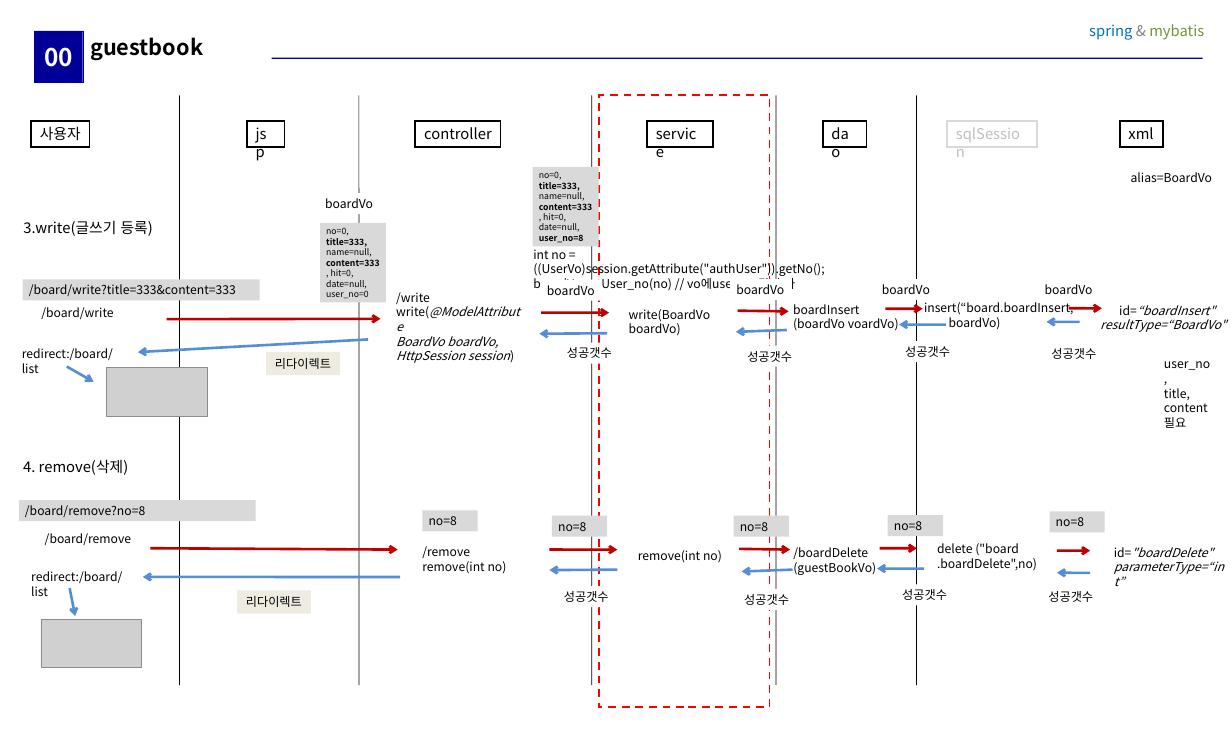
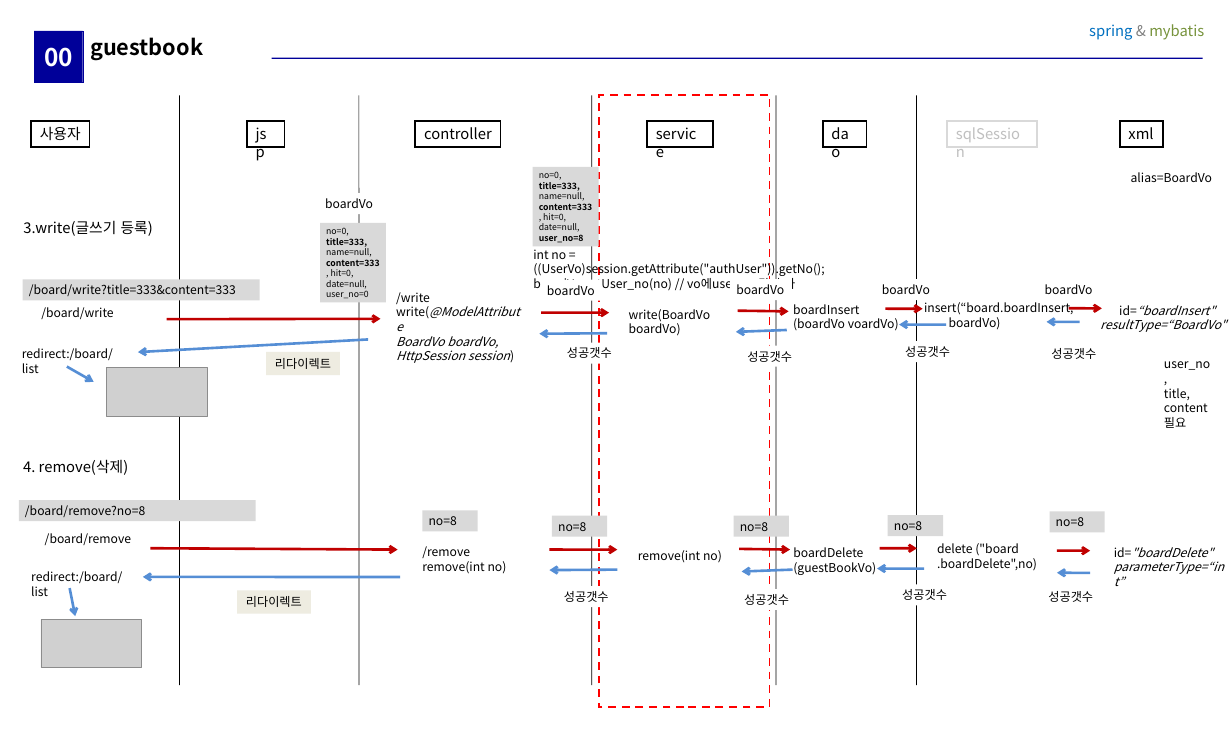
Before and after one commit to pis5430/mysite5, a slide deck: slide 2 of board 시퀀스 다이어그램.ppt. Drawn at 1232x739 pixels with LibreOffice and Linux fonts; fonts in the diff are those of the drawing; grey boxes stand for pictures. Boxes give left, top, right and bottom in pixels: in the first picture for what was removed or moved away, otherwise in the second. Text is boxed around its words. In the diff, an @@ line names an element or a change of style, - is before the commit and + after.

```diff
--- a/board 시퀀스 다이어그램.ppt
+++ b/board 시퀀스 다이어그램.ppt
@@ text at (793,547,863,557): text changed @@
-/boardDelete
+boardDelete
```
Also in this commit, not shown: 1 other slide changed.
